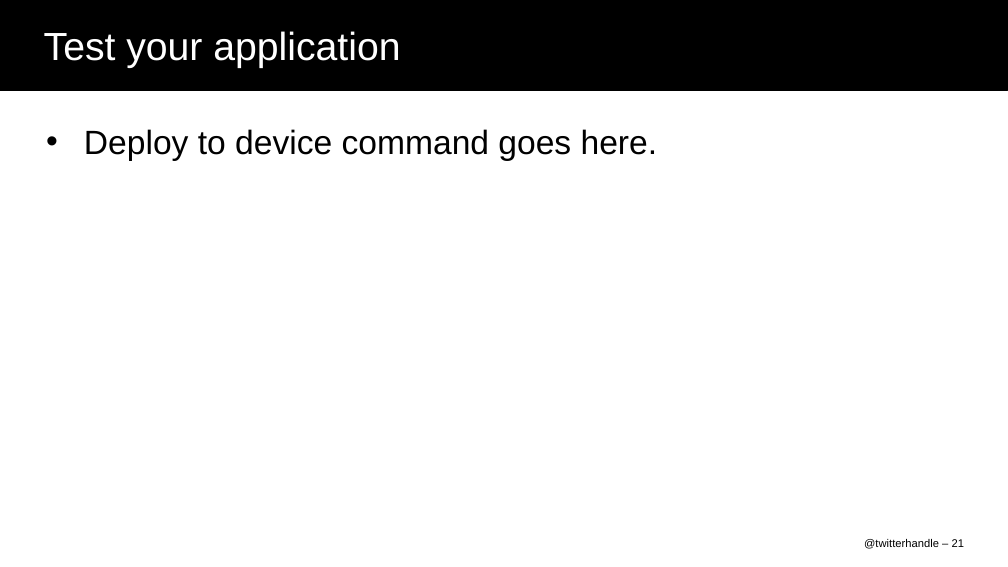
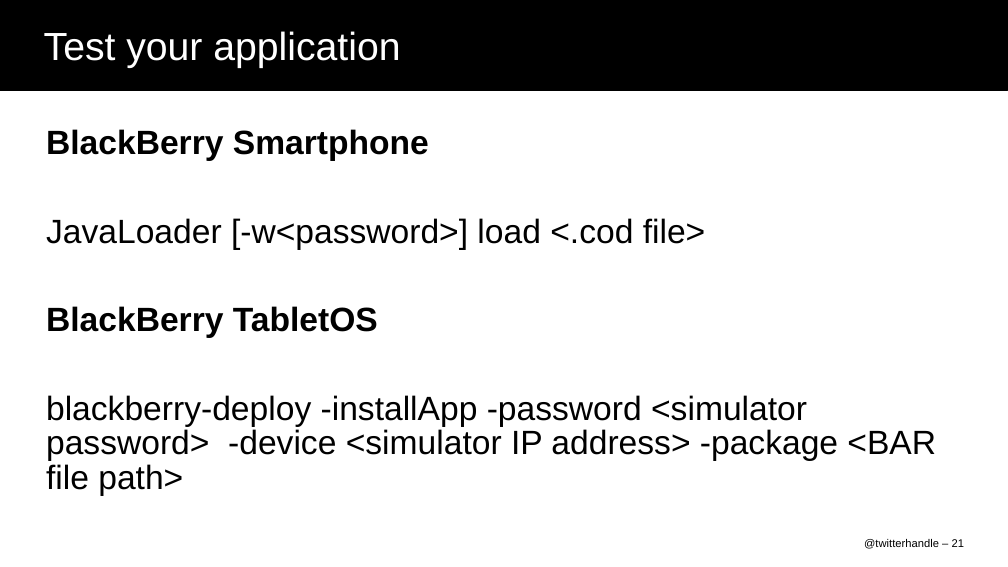
Before and after one commit to nukulb/devcon-demo, a slide deck: slide 21 of DEV51_DelCol.ppt. Drawn at 1008x567 pixels with LibreOffice and Linux fonts; fonts in the diff are those of the drawing; background and template pictures are left out. Boxes give left, top, right and bottom in pixels: in the first picture for what was removed or moved away, otherwise in the second. Text is boxed around its words. In the diff, an @@ line names an element or a change of style, - is before the commit and + after.

Commit message:
added build and deploy instructions.

```diff
--- a/DEV51_DelCol.ppt
+++ b/DEV51_DelCol.ppt
@@ text at bbox=[46, 129, 936, 496]: text changed @@
-• Deploy to device command goes here.
+BlackBerry Smartphone
+JavaLoader [-w<password>] load <.cod file>
+BlackBerry TabletOS
+blackberry-deploy -installApp -password <simulator password> -device <simulator IP address> -package <BAR file path>
```
Also in this commit, not shown: 1 other slide changed, 1 other file.
